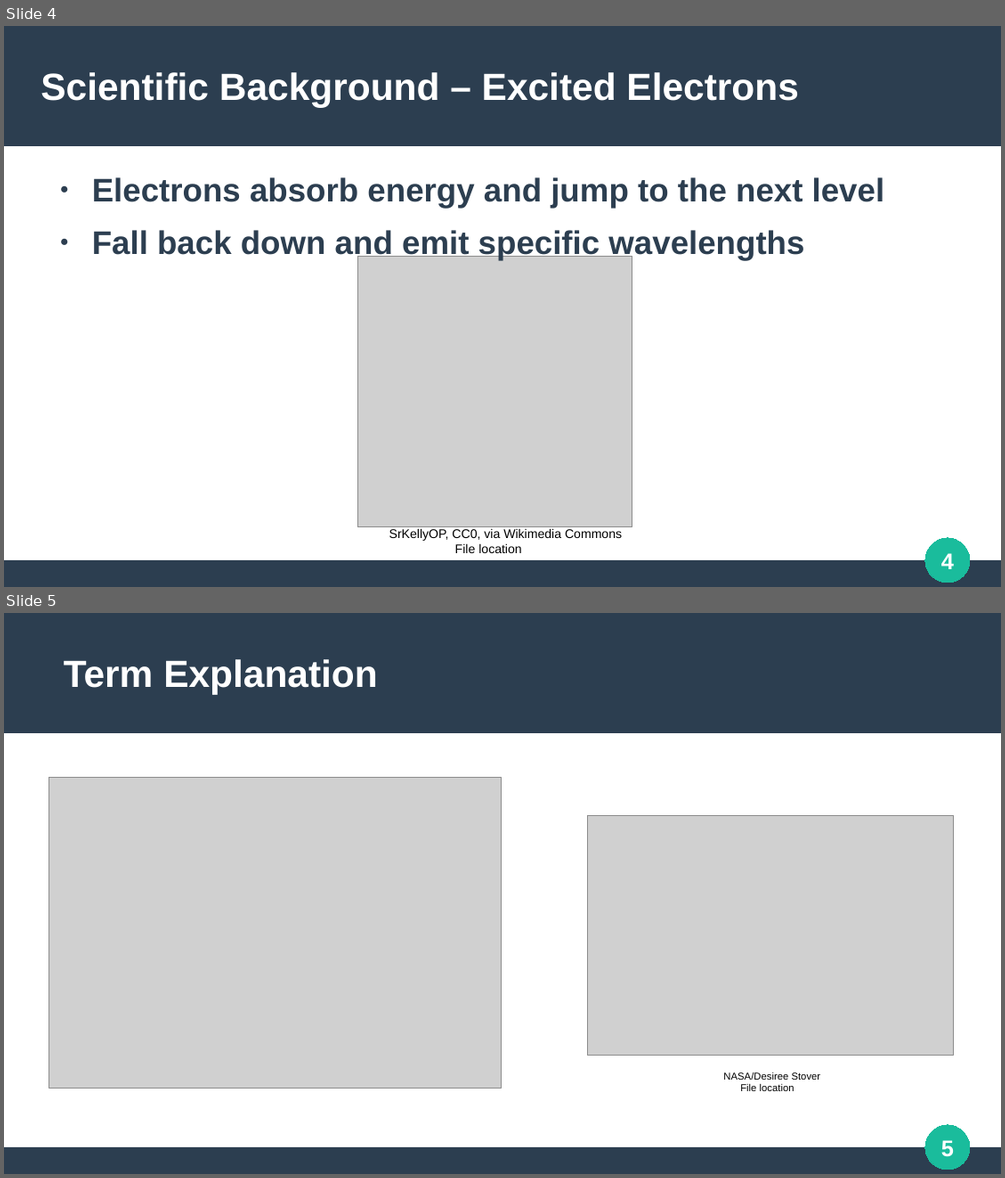
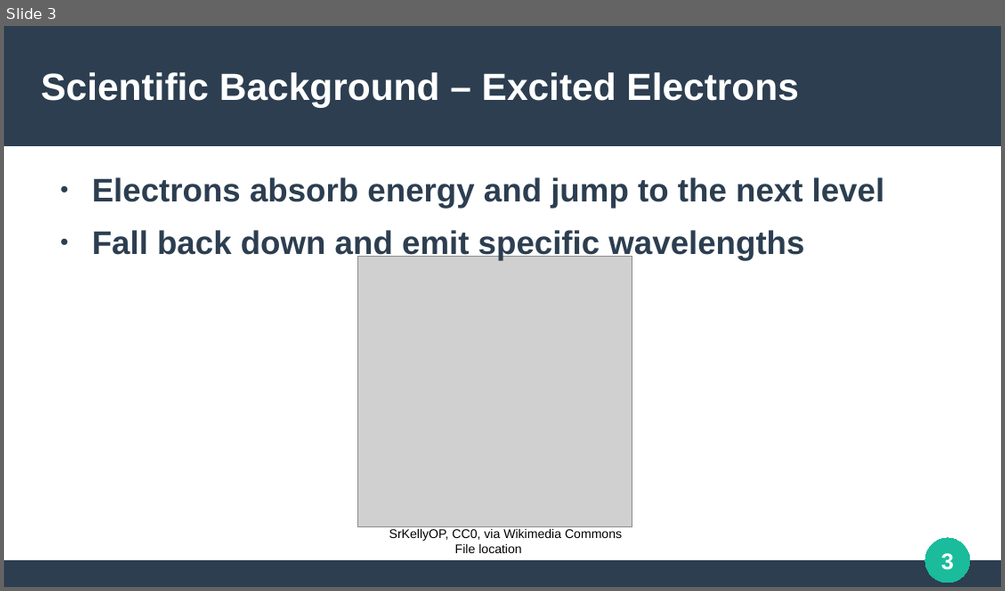
Before and after one commit to SmoolPerson/LRD-helium-analysis, a slide deck: media/presentation/Helium.odp. Shown one above the other, each under a label of ours: slides 4 and 5 before the commit, slide 3 after it. The pictures are 1005x1178 and 1005x591 pixels, drawn with LibreOffice and Linux fonts; fonts in the diff are those of the drawing; grey boxes stand for pictures. Boxes give left, top, right and bottom in pixels: in the first picture for what was removed or moved away, otherwise in the second. Text is boxed around its words. In the diff, an @@ line names an element or a change of style, - is before the commit and + after.

```diff
--- a/media/presentation/Helium.odp
+++ b/media/presentation/Helium.odp
@@ slide 5 removed at [4, 613, 1001, 1174], background #FFFFFF; not listed: 3 template elements that a slide beside it also shows @@
@@ title removed at [64, 659, 378, 695] @@
-Term Explanation
@@ picture removed at [49, 778, 502, 1088] @@
@@ picture removed at [588, 816, 954, 1055] @@
@@ text removed at [723, 1072, 821, 1091] @@
-NASA/Desiree Stover
-File location
@@ page number removed at [941, 1140, 954, 1157] @@
-5
@@ what was slide 4 is now slide 3 @@
@@ page number at [941, 553, 954, 570]: text changed @@
-4
+3
```
Also in this commit, not shown: 13 slides changed, 2 slides added, 3 other slides removed, 1 other file.
